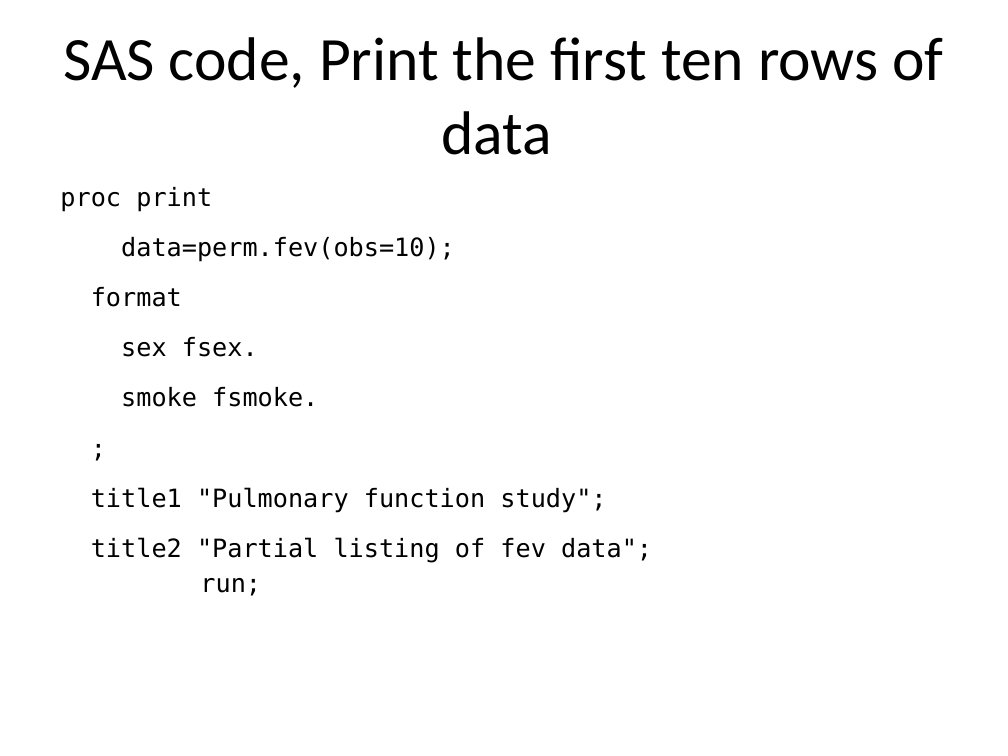
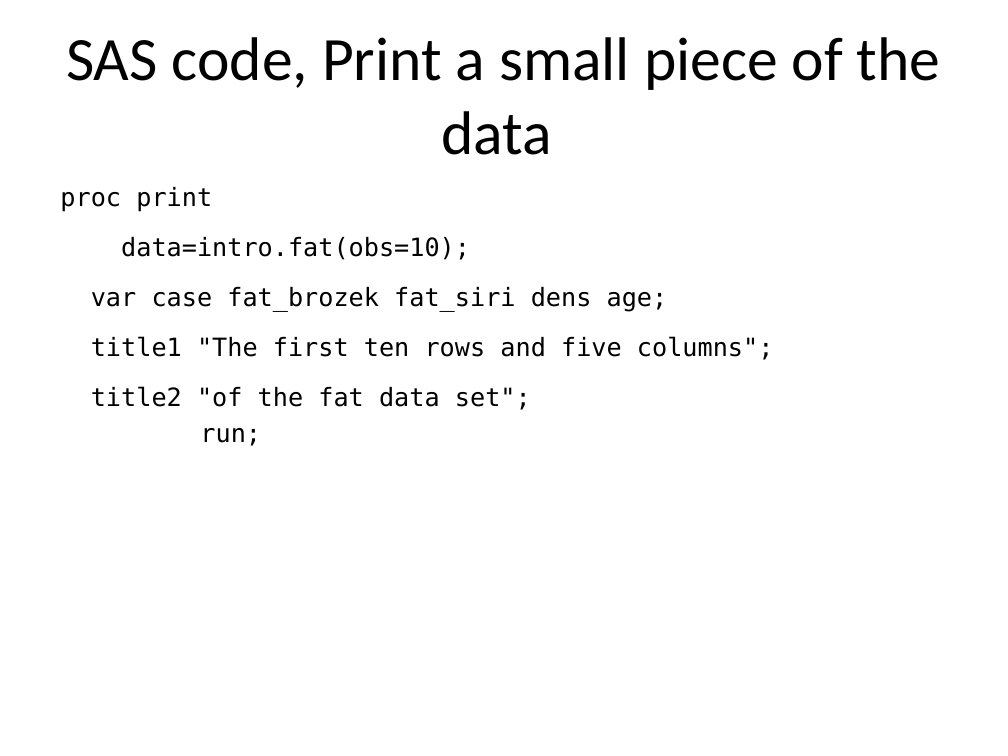
Before and after one commit to pmean/introduction-to-SAS, a slide deck: slide 14 of results/5507-02-simon-slides-and-speaker-notes.pptx. Drawn at 1008x756 pixels with LibreOffice and Linux fonts; fonts in the diff are those of the drawing. Boxes give left, top, right and bottom in pixels: in the first picture for what was removed or moved away, otherwise in the second. Text is boxed around its words. In the diff, an @@ line names an element or a change of style, - is before the commit and + after.

```diff
--- a/results/5507-02-simon-slides-and-speaker-notes.pptx
+++ b/results/5507-02-simon-slides-and-speaker-notes.pptx
@@ title at bbox=[66, 37, 941, 155]: text changed @@
-SAS code, Print the first ten rows of data
+SAS code, Print a small piece of the data
@@ text at bbox=[60, 187, 774, 446]: text changed @@
-proc print
-data=perm.fev(obs=10);
-format
-sex fsex.
-smoke fsmoke.
-;
-title1 "Pulmonary function study";
-title2 "Partial listing of fev data";
-run;
+proc print
+data=intro.fat(obs=10);
+var case fat_brozek fat_siri dens age;
+title1 "The first ten rows and five columns";
+title2 "of the fat data set";
+run;
```
Also in this commit, not shown: 23 other slides changed, 14 slides added, 12 slides removed, 3 other files.
